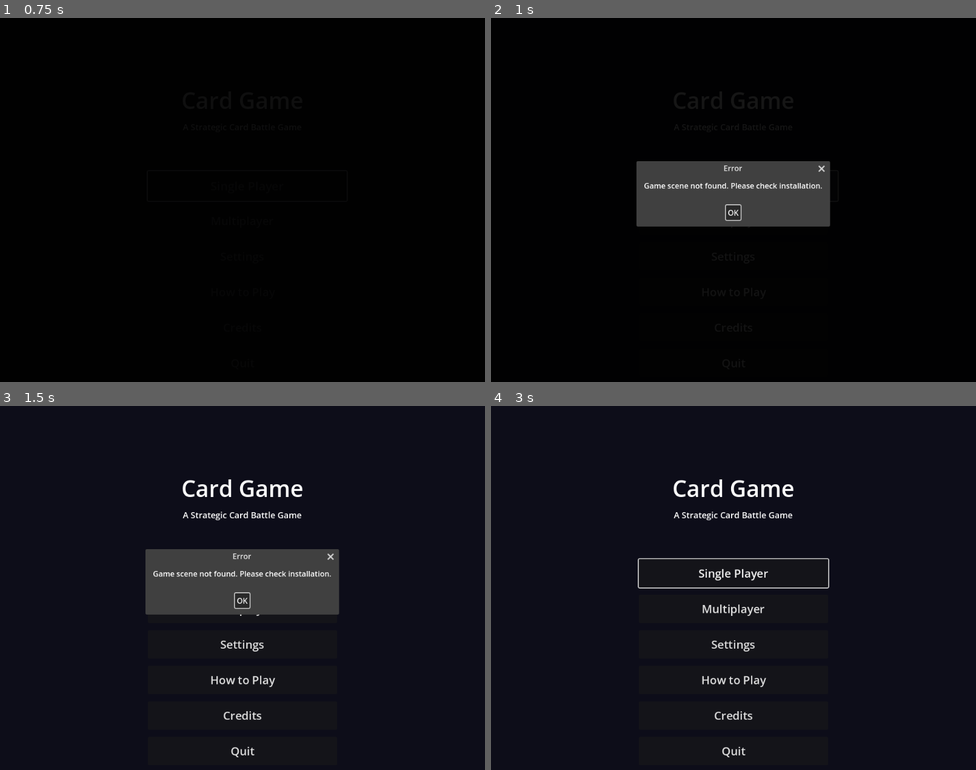
Above: before the commit, frames 1-4 (two rows, left to right).
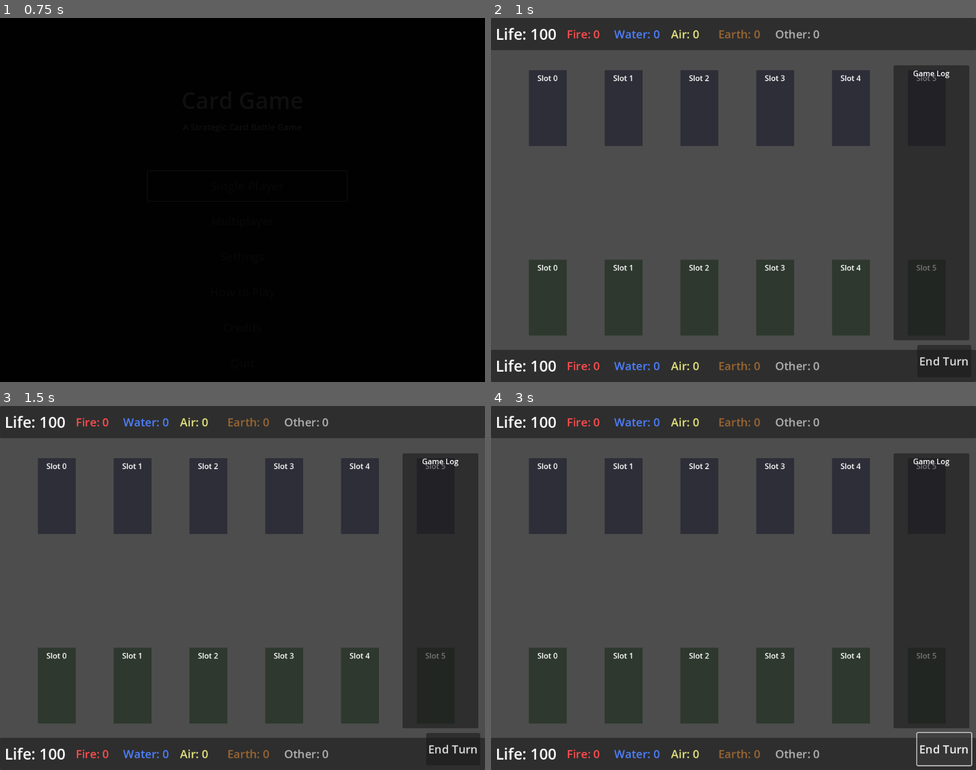
Above: after the commit, the same moments.

Repository: pcphantom/CardGameGD
Game: Godot game, scene res://scenes/ui/main_menu.tscn
Same seed, same stepped clock (60 frames per second), same inputs: the game is played once before the commit and once after it. Sound files missing from this copy of the repository are replaced by a short silence.
Inputs (mouse positions are in pixels of both pictures, inside the frame that each line leads up to):
- Up to frame 1 (0.75 s): click "Single Player" at 0.5 s
- Up to frame 2 (1 s): no input
- Up to frame 3 (1.5 s): click (247, 573) at 1.25 s, where only the run before the commit has a clickable "Single Player"
- Up to frame 4 (3 s): click (733, 598) at 2 s, where only the run before the commit has a clickable "OK"; click (942, 748) at 2.75 s, where only the run after the commit has a clickable "End Turn"

Frame 1 is identical in both runs. In frame 2, 93% of the frame differs, in the area x 0-100%, y 0-100%; in frame 3, 91%; in frame 4, 98%.

Commit message:
Fix game scene path in main menu
Changed GAME_SCENE_PATH from res://scenes/game/game_scene.tscn
to res://scenes/main.tscn to match actual scene location.

Fixes: MainMenu: Game scene not found error

Diff:
--- a/CardGameGD/scripts/ui/main_menu.gd
+++ b/CardGameGD/scripts/ui/main_menu.gd
@@ -16,7 +16,7 @@
 @onready var version_label: Label = $CenterContainer/VBoxContainer/VersionLabel
 
 # Scene paths
-const GAME_SCENE_PATH: String = "res://scenes/game/game_scene.tscn"
+const GAME_SCENE_PATH: String = "res://scenes/main.tscn"
 const MULTIPLAYER_MENU_SCENE_PATH: String = "res://scenes/ui/multiplayer_menu.tscn"
 const SETTINGS_MENU_SCENE_PATH: String = "res://scenes/ui/settings_menu.tscn"
 
